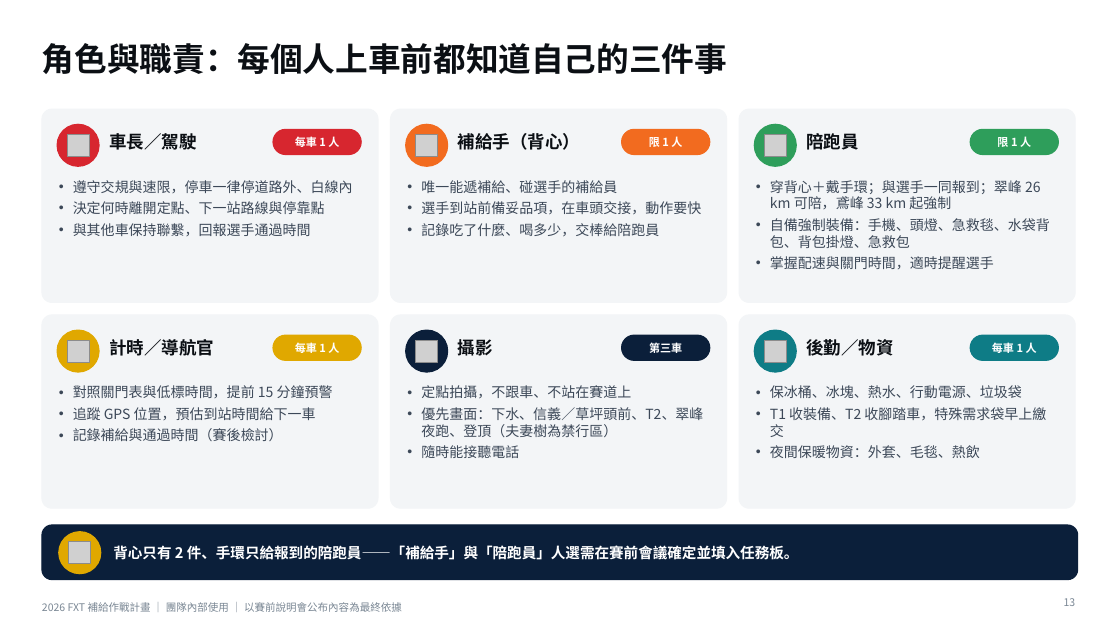
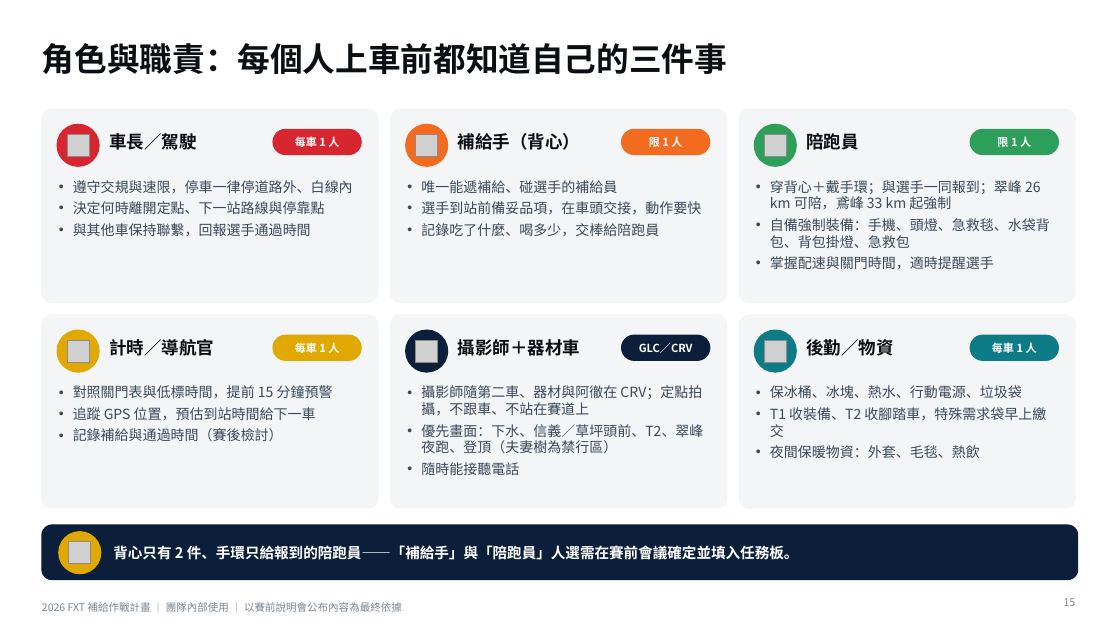
Before and after one commit to powermovebboy-sys/Race-site, a slide deck: slide 15 of deck/2026_FXT_補給作戰計畫.pptx (slide 13 before the commit). Drawn at 1120x630 pixels with LibreOffice and Linux fonts; fonts in the diff are those of the drawing; grey boxes stand for pictures. Boxes give left, top, right and bottom in pixels: in the first picture for what was removed or moved away, otherwise in the second. Text is boxed around its words. In the diff, an @@ line names an element or a change of style, - is before the commit and + after.

```diff
--- a/deck/2026_FXT_補給作戰計畫.pptx
+++ b/deck/2026_FXT_補給作戰計畫.pptx
@@ text at (x1=458, y1=339, x2=580, y2=356): text changed @@
-攝影
+攝影師＋器材車
@@ text at (x1=639, y1=343, x2=693, y2=353): text changed @@
-第三車
+GLC／CRV
@@ text at (x1=421, y1=385, x2=702, y2=416): text changed @@
-• 定點拍攝，不跟車、不站在賽道上
+• 攝影師隨第二車、器材與阿徹在 CRV；定點拍攝，不跟車、不站在賽道上
@@ page number at (x1=1064, y1=598, x2=1076, y2=606): text changed @@
-13
+15
```
Also in this commit, not shown: 5 other slides changed, 3 slides added, 4 other files.
